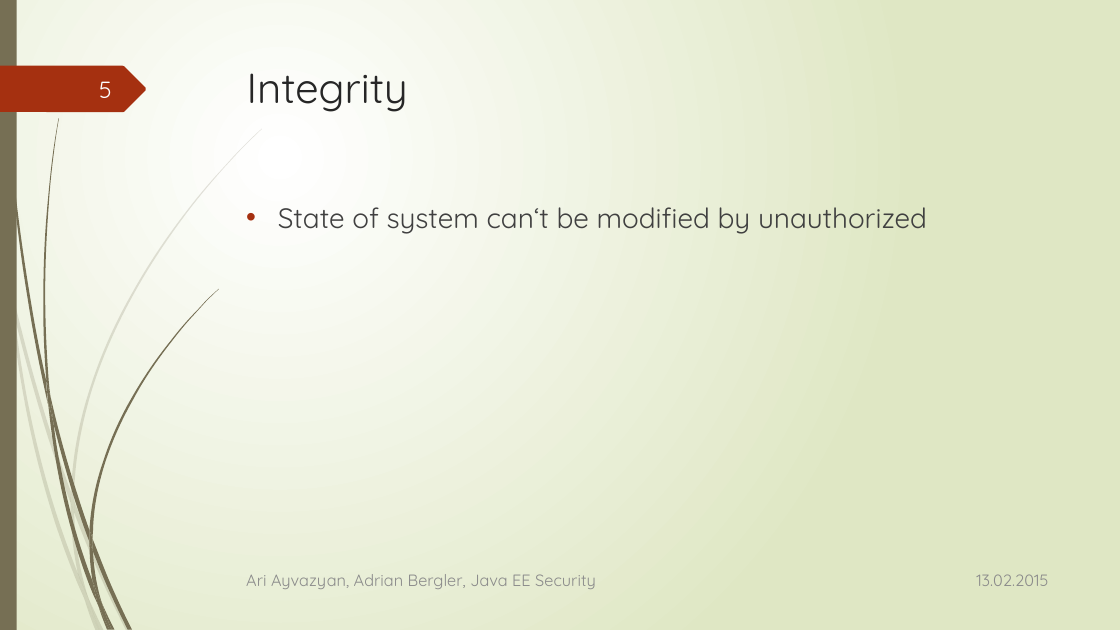
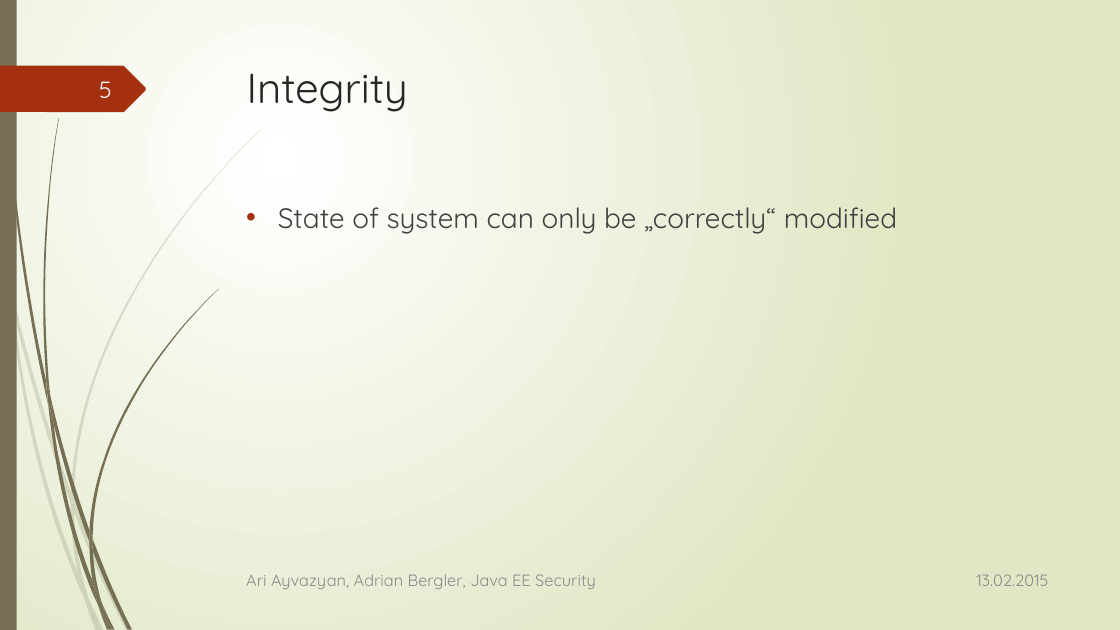
Before and after one commit to aayvazyan-tgm/JavaEESecurityExample, a slide deck: slide 5 of doc/Java EE - Security.pptx. Drawn at 1120x630 pixels with LibreOffice and Linux fonts; fonts in the diff are those of the drawing. Boxes give left, top, right and bottom in pixels: in the first picture for what was removed or moved away, otherwise in the second. Text is boxed around its words. In the diff, an @@ line names an element or a change of style, - is before the commit and + after.

```diff
--- a/doc/Java EE - Security.pptx
+++ b/doc/Java EE - Security.pptx
@@ text at (278,207,897,234): text changed @@
-• State of system can‘t be modified by unauthorized
+• State of system can only be „correctly“ modified
```
Also in this commit, not shown: 1 other slide changed, 1 other file.
